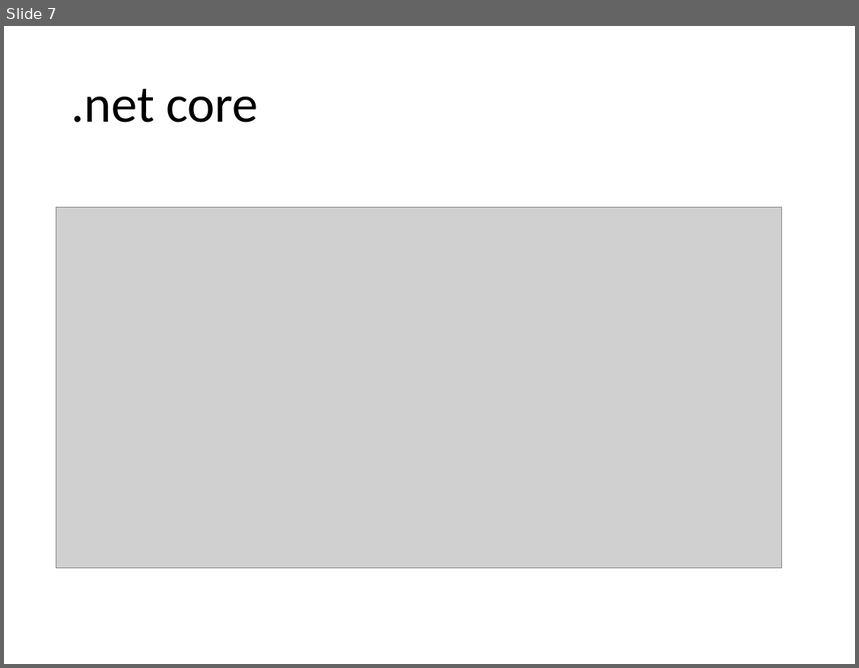
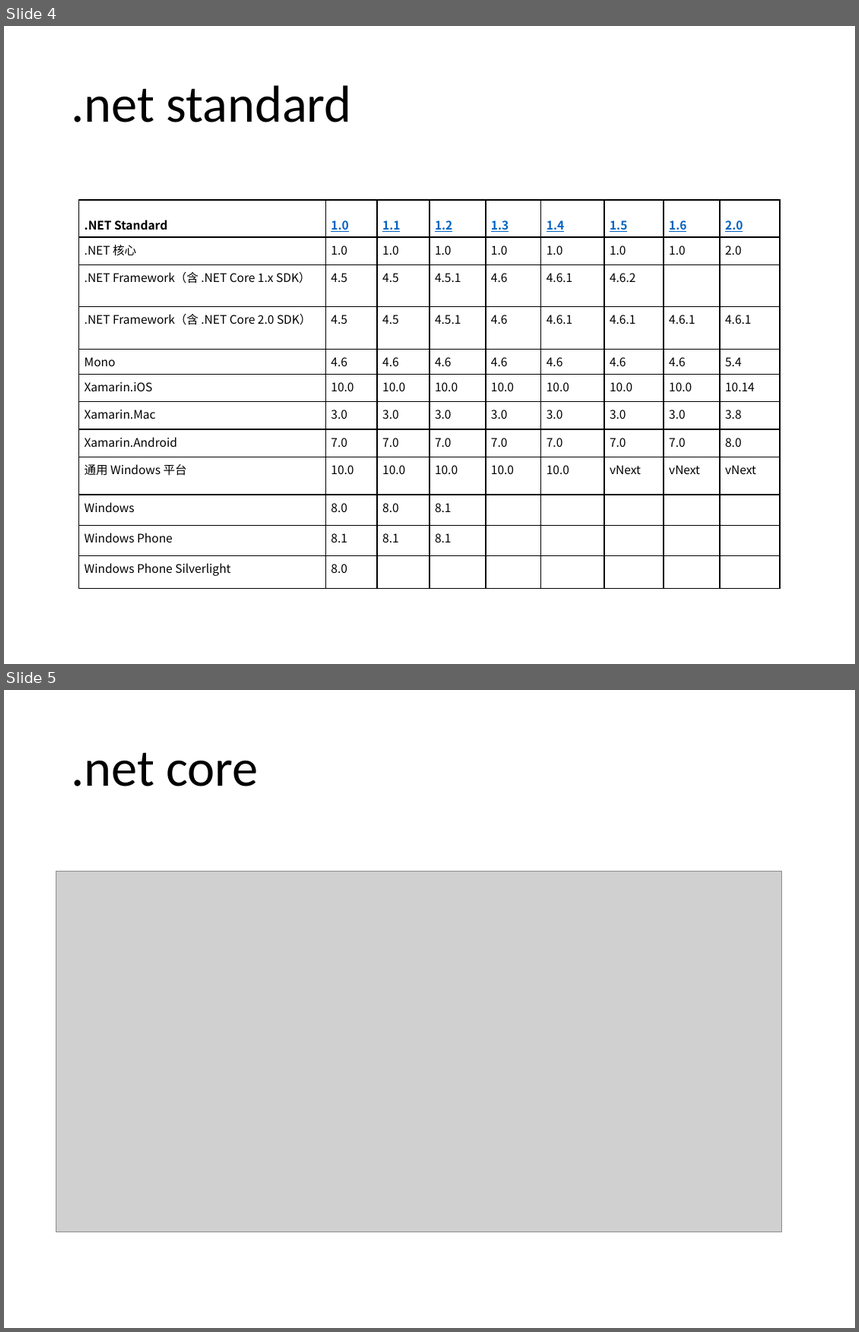
Before and after one commit to axzxs2001/AspNetCore2.0SeriesOfCourses, a slide deck: AspNetCore2.0Courses/PPT/asp.net core(一).pptx. Shown one above the other, each under a label of ours: slide 7 before the commit, slides 4 and 5 after it. The pictures are 859x668 and 859x1332 pixels, drawn with LibreOffice and Linux fonts; fonts in the diff are those of the drawing; grey boxes stand for pictures; background and template pictures are left out. Boxes give left, top, right and bottom in pixels: in the first picture for what was removed or moved away, otherwise in the second. Text is boxed around its words. In the diff, an @@ line names an element or a change of style, - is before the commit and + after.

```diff
--- a/AspNetCore2.0Courses/PPT/asp.net core(一).pptx
+++ b/AspNetCore2.0Courses/PPT/asp.net core(一).pptx
@@ slide 4 added at [4,26,855,664], background picture (left out) @@
@@ title added at [71,85,351,123], 44 pt, text #000000 @@
+.net standard
@@ table added at [79,199,780,579], 12 rows, 9 columns @@
+.NET Standard | 1.0 | 1.1 | 1.2 | 1.3 | 1.4 | 1.5 | 1.6 | 2.0
+.NET 核心 | 1.0 | 1.0 | 1.0 | 1.0 | 1.0 | 1.0 | 1.0 | 2.0
+.NET Framework（含 .NET Core 1.x SDK） | 4.5 | 4.5 | 4.5.1 | 4.6 | 4.6.1 | 4.6.2 |  | 
+.NET Framework（含 .NET Core 2.0 SDK） | 4.5 | 4.5 | 4.5.1 | 4.6 | 4.6.1 | 4.6.1 | 4.6.1 | 4.6.1
+Mono | 4.6 | 4.6 | 4.6 | 4.6 | 4.6 | 4.6 | 4.6 | 5.4
+Xamarin.iOS | 10.0 | 10.0 | 10.0 | 10.0 | 10.0 | 10.0 | 10.0 | 10.14
+Xamarin.Mac | 3.0 | 3.0 | 3.0 | 3.0 | 3.0 | 3.0 | 3.0 | 3.8
+Xamarin.Android | 7.0 | 7.0 | 7.0 | 7.0 | 7.0 | 7.0 | 7.0 | 8.0
+通用 Windows 平台 | 10.0 | 10.0 | 10.0 | 10.0 | 10.0 | vNext | vNext | vNext
+Windows | 8.0 | 8.0 | 8.1 |  |  |  |  | 
+Windows Phone | 8.1 | 8.1 | 8.1 |  |  |  |  | 
+Windows Phone Silverlight | 8.0 |  |  |  |  |  |  | 
@@ what was slide 7 is now slide 5 @@
```
Also in this commit, not shown: 2 slides changed, 1 other slide added, 8 slides removed.
